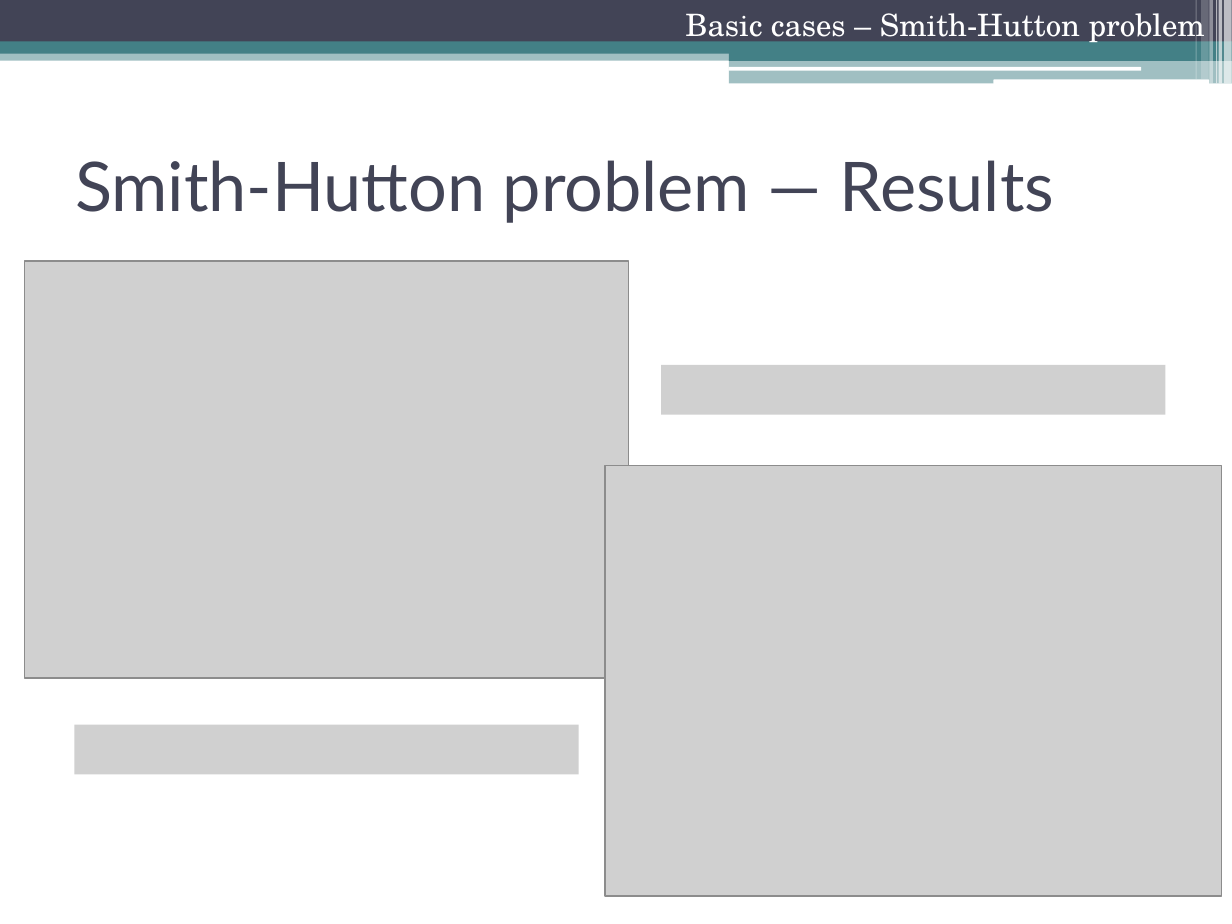
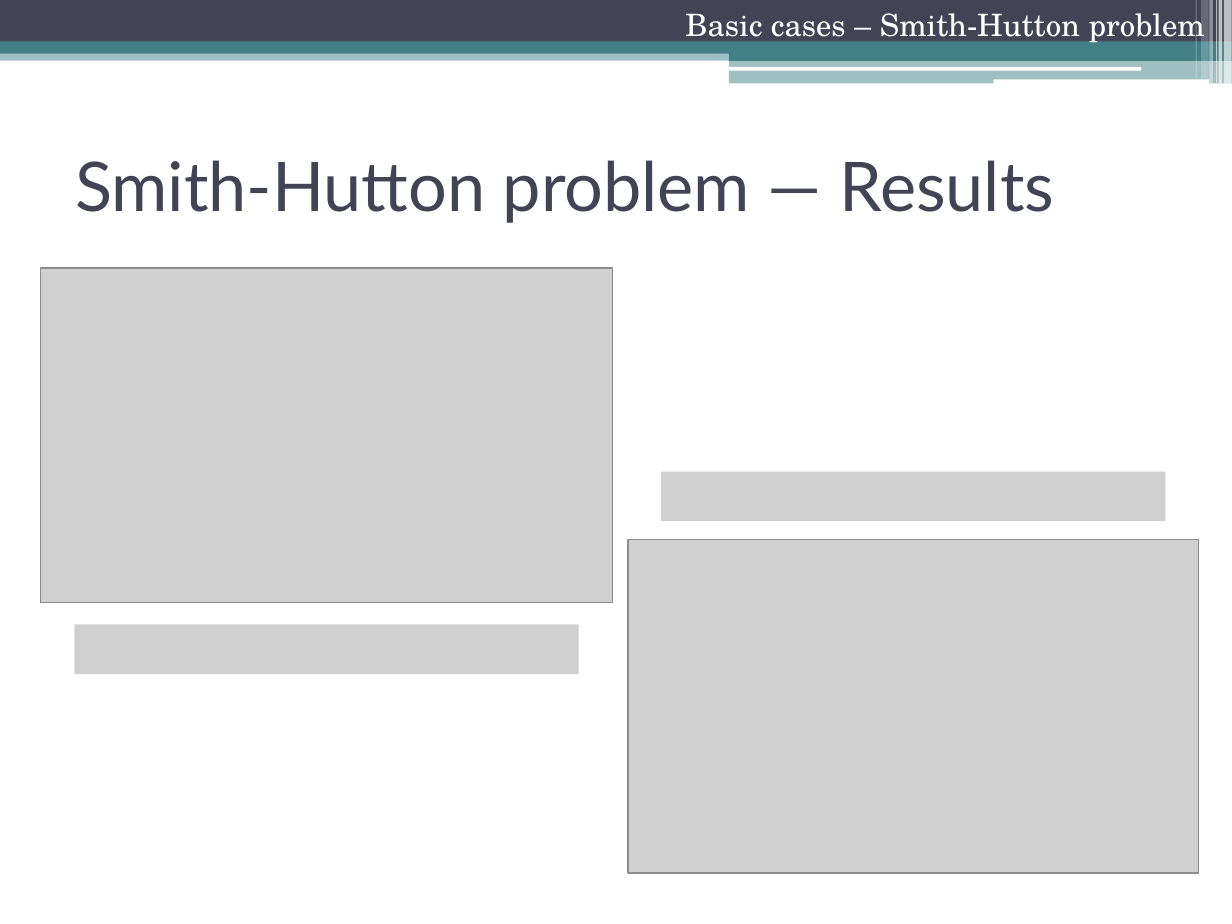
Before and after one commit to laurapla/Gasos, a slide deck: slide 8 of Presentació/Presentacióv2.pptx. Drawn at 1232x924 pixels with LibreOffice and Linux fonts; fonts in the diff are those of the drawing; grey boxes stand for pictures. Boxes give left, top, right and bottom in pixels: in the first picture for what was removed or moved away, otherwise in the second. Text is boxed around its words. In the diff, an @@ line names an element or a change of style, - is before the commit and + after.

```diff
--- a/Presentació/Presentacióv2.pptx
+++ b/Presentació/Presentacióv2.pptx
@@ picture: place and size @@
-picture at [25, 261, 630, 679]
+picture at [41, 269, 612, 604]
@@ picture removed at [662, 365, 1165, 414] @@
@@ picture added at [662, 472, 1165, 521] @@
@@ picture: place and size @@
-picture at [605, 466, 1221, 896]
+picture at [628, 540, 1199, 873]
@@ picture added at [74, 625, 578, 674] @@
@@ picture removed at [74, 724, 578, 774] @@
```
Also in this commit, not shown: 2 other slides changed, 1 other file.
